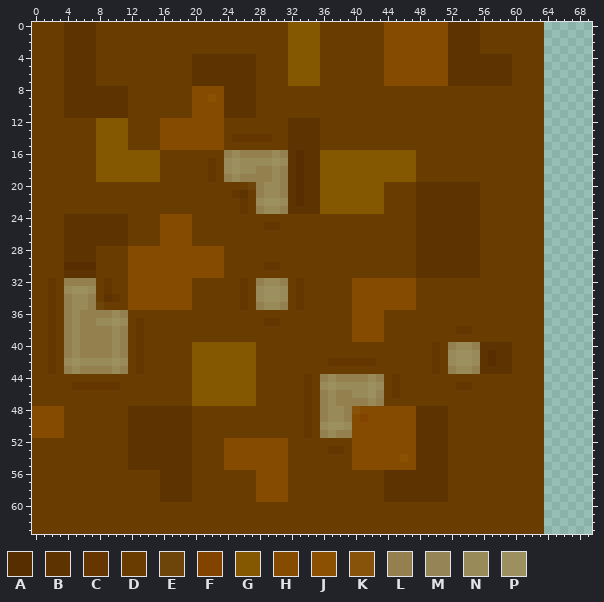
A sprite sheet gets an edit: GXPEngineShare/GXPEngine/bin/Debug/Dirt.png. That is the earlier state.
The file is 128x64 pixels. Colours within 5 levels of each other are drawn and written as one. Shown: x 0..69, y 0..63.
Palette (. is transparent): A #572e00  B #5d3401  C #663600  D #693c01  E #6d4409  F #834300  G #845800  H #854c01  J #8b5001  K #875209  L #94804f  M #958455  N #998a59  P #9d9060
Once edited:
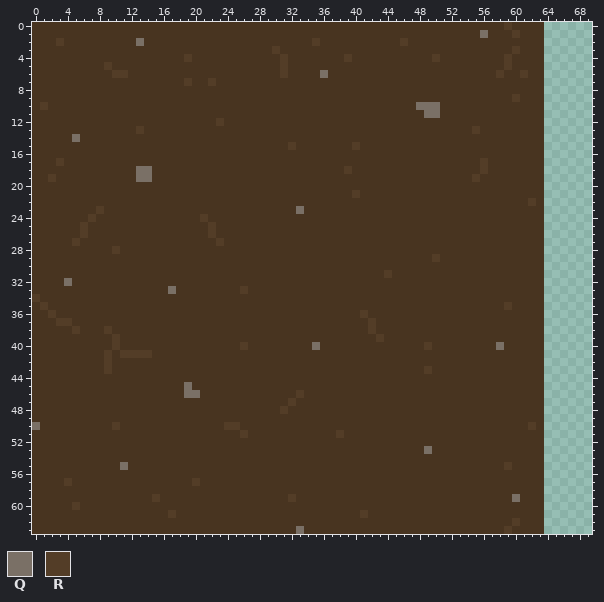
Colours new in this view: Q #7a7066  R #533d27
Changes in this commit:
colour D: #693c01 -> #483420
y 0: x 4..7 BBBB -> DDDD; x 32..35 GGGG -> DDDD; x 44..55 HHHHHHHHBBBB -> DDDDDDDDDDDD; x 59 D -> R
y 1: x 4..7 BBBB -> DDDD; x 32..35 GGGG -> DDDD; x 44..56 HHHHHHHHBBBBD -> DDDDDDDDDDDDQ; x 60 D -> R
y 2: x 3..7 DBBBB -> RDDDD; x 13 D -> Q; x 32..35 GGGG -> DDDR; x 44..55 HHHHHHHHBBBB -> DDRDDDDDDDDD
y 3: x 4..7 BBBB -> DDDD; x 30 D -> R; x 32..35 GGGG -> DDDD; x 44..55 HHHHHHHHBBBB -> DDDDDDDDDDDD; x 60 D -> R
y 4: x 4..7 BBBB -> DDDD; x 19..27 DBBBBBBBB -> RDDDDDDDD; x 31..35 DGGGG -> RDDDD; x 39 D -> R; x 44..59 HHHHHHHHBBBBBBBB -> DDDDDDRDDDDDDDDR
y 5: x 4..7 BBBB -> DDDD; x 9 D -> R; x 20..27 BBBBBBBB -> DDDDDDDD; x 31..35 DGGGG -> RDDDD; x 44..59 HHHHHHHHBBBBBBBB -> DDDDDDDDDDDDDDDR
y 6: x 4..7 BBBB -> DDDD; x 10..11 DD -> RR; x 20..27 BBBBBBBB -> DDDDDDDD; x 31..36 DGGGGD -> RDDDDQ; x 44..59 HHHHHHHHBBBBBBBB -> DDDDDDDDDDDDDDRD; x 61 D -> R
y 7: x 4..7 BBBB -> DDDD; x 19..27 DBBBBBBBB -> RDDRDDDDD; x 32..35 GGGG -> DDDD; x 44..59 HHHHHHHHBBBBBBBB -> DDDDDDDDDDDDDDDD
y 8: x 4..11 BBBBBBBB -> DDDDDDDD; x 20..27 HHHHBBBB -> DDDDDDDD
y 9: x 4..11 BBBBBBBB -> DDDDDDDD; x 20..27 HHJHBBBB -> DDDDDDDD; x 60 D -> R
y 10: x 1 D -> R; x 4..11 BBBBBBBB -> DDDDDDDD; x 20..27 HHHHBBBB -> DDDDDDDD; x 48..50 DDD -> QQQ
y 11: x 4..11 BBBBBBBB -> DDDDDDDD; x 20..27 HHHHBBBB -> DDDDDDDD; x 49..50 DD -> QQ
y 12: x 8..11 GGGG -> DDDD; x 16..23 HHHHHHHH -> DDDDDDDR; x 32..35 BBBB -> DDDD
y 13: x 8..11 GGGG -> DDDD; x 13 D -> R; x 16..23 HHHHHHHH -> DDDDDDDD; x 32..35 BBBB -> DDDD; x 55 D -> R
y 14: x 5 D -> Q; x 8..11 GGGG -> DDDD; x 16..23 HHHHHHHH -> DDDDDDDD; x 25..29 CCCCC -> DDDDD; x 32..35 BBBB -> DDDD
y 15: x 8..11 GGGG -> DDDD; x 16..23 HHHHHHHH -> DDDDDDDD; x 32..35 BBBB -> RDDD; x 40 D -> R
y 16: x 8..15 GGGGGGGG -> DDDDDDDD; x 24..47 LNLLLLNLBABBGGGGGGGGGGGG -> DDDDDDDDDDDDDDDDDDDDDDDD
y 17: x 3 D -> R; x 8..15 GGGGGGGG -> DDDDDDDD; x 22 C -> D; x 24..47 NPNNNNPNBABBGGGGGGGGGGGG -> DDDDDDDDDDDDDDDDDDDDDDDD; x 56 D -> R
y 18: x 8..15 GGGGGGGG -> DDDDDQQD; x 22 C -> D; x 24..47 NPNNLLNLBABBGGGGGGGGGGGG -> DDDDDDDDDDDDDDDRDDDDDDDD; x 56 D -> R
y 19: x 2 D -> R; x 8..15 GGGGGGGG -> DDDDDQQD; x 22 C -> D; x 24..47 LNLLLLNLBABBGGGGGGGGGGGG -> DDDDDDDDDDDDDDDDDDDDDDDD; x 55 D -> R
y 20: x 27..43 ELNNLBABBGGGGGGGG -> DDDDDDDDDDDDDDDDD; x 48..55 BBBBBBBB -> DDDDDDDD
y 21: x 25..26 CB -> DD; x 28..43 LNNLBABBGGGGGGGG -> DDDDDDDDDDDDRDDD; x 48..55 BBBBBBBB -> DDDDDDDD
y 22: x 26 C -> D; x 28..43 NPPNBABBGGGGGGGG -> DDDDDDDDDDDDDDDD; x 48..55 BBBBBBBB -> DDDDDDDD; x 62 D -> R
y 23: x 8 D -> R; x 26 C -> D; x 28..43 LNNLBBBBGGGGGGGG -> DDDDDQDDDDDDDDDD; x 48..55 BBBBBBBB -> DDDDDDDD
y 24: x 4..11 BBBBBBBB -> DDDRDDDD; x 16..19 HHHH -> DDDD; x 21 D -> R; x 48..55 BBBBBBBB -> DDDDDDDD
y 25: x 4..11 BBBBBBBB -> DDRDDDDD; x 16..19 HHHH -> DDDD; x 22 D -> R; x 29..30 CC -> DD; x 48..55 BBBBBBBB -> DDDDDDDD
y 26: x 4..11 BBBBBBBB -> DDRDDDDD; x 16..19 HHHH -> DDDD; x 22 D -> R; x 48..55 BBBBBBBB -> DDDDDDDD
y 27: x 4..11 BBBBBBBB -> DRDDDDDD; x 16..19 HHHH -> DDDD; x 23 D -> R; x 48..55 BBBBBBBB -> DDDDDDDD
y 28: x 4..7 BBBB -> DDDD; x 10 D -> R; x 12..23 HHHHHHHHHHHH -> DDDDDDDDDDDD; x 48..55 BBBBBBBB -> DDDDDDDD
y 29: x 4..7 BBBB -> DDDD; x 12..23 HHHHHHHHHHHH -> DDDDDDDDDDDD; x 48..55 BBBBBBBB -> DDRDDDDD
y 30: x 4..7 AAAA -> DDDD; x 12..23 HHHHHHHHHHHH -> DDDDDDDDDDDD; x 29..30 CC -> DD; x 48..55 BBBBBBBB -> DDDDDDDD
y 31: x 4..7 BBBB -> DDDD; x 12..23 HHHHHHHHHHHH -> DDDDDDDDDDDD; x 44 D -> R; x 48..55 BBBBBBBB -> DDDDDDDD
y 32: x 2 C -> D; x 4..7 LLLL -> QDDD; x 9 C -> D; x 12..19 HHHHHHHH -> DDDDDDDD; x 26 C -> D; x 28..31 LNNL -> DDDD; x 33 C -> D; x 40..47 HHHHHHHH -> DDDDDDDD
y 33: x 2 C -> D; x 4..7 NPPN -> DDDD; x 9 C -> D; x 12..19 HHHHHHHH -> DDDDDQDD; x 26 C -> R; x 28..31 NPPN -> DDDD; x 33 C -> D; x 40..47 HHHHHHHH -> DDDDDDDD
y 34: x 0 D -> R; x 2 C -> D; x 4..7 LNNL -> DDDD; x 9..10 BC -> DD; x 12..19 HHHHHHHH -> DDDDDDDD; x 26 C -> D; x 28..31 NPPN -> DDDD; x 33 C -> D; x 40..47 HHHHHHHH -> DDDDDDDD
y 35: x 1..2 DC -> RD; x 4..8 LNNLE -> DDDDD; x 12..19 HHHHHHHH -> DDDDDDDD; x 26 C -> D; x 28..31 LNNL -> DDDD; x 33 C -> D; x 40..47 HHHHHHHH -> DDDDDDDD; x 59 D -> R
y 36: x 2 C -> R; x 4..11 LNLLLLNL -> DDDDDDDD; x 40..43 HHHH -> DRDD
y 37: x 2..11 CDLNLLNNPN -> DRRDDDDDDD; x 13 C -> D; x 29..30 CC -> DD; x 40..43 HHHH -> DDRD
y 38: x 2 C -> D; x 4..11 LNLLLLNL -> DRDDDRDD; x 13 C -> D; x 40..43 HHHH -> DDRD; x 53..54 CC -> DD
y 39: x 2 C -> D; x 4..11 LNLLLLNL -> DDDDDDRD; x 13 C -> D; x 40..43 HHHH -> DDDR
y 40: x 2 C -> D; x 4..11 LNLLLLNL -> DDDDDDRD; x 13 C -> D; x 20..27 GGGGGGGG -> DDDDDDRD; x 35 D -> Q; x 49..50 DC -> RD; x 52..59 LNNLBBBB -> DDDDDDQD
y 41: x 2 C -> D; x 4..14 LNLLLLNLDCD -> DDDDDRDRRRR; x 20..27 GGGGGGGG -> DDDDDDDD; x 50 C -> D; x 52..59 NPPNBABB -> DDDDDDDD
y 42: x 2 C -> D; x 4..11 NPNNNNPN -> DDDDDRDD; x 13 C -> D; x 20..27 GGGGGGGG -> DDDDDDDD; x 37..42 CCCCCC -> DDDDDD; x 50 C -> D; x 52..59 NPPNBABB -> DDDDDDDD
y 43: x 2 C -> D; x 4..11 LNLLLLNL -> DDDDDRDD; x 13 C -> D; x 20..27 GGGGGGGG -> DDDDDDDD; x 49..50 DC -> RD; x 52..59 LNNLBBBB -> DDDDDDDD
y 44: x 20..27 GGGGGGGG -> DDDDDDDD; x 34 C -> D; x 36..43 LNLLLLNL -> DDDDDDDD; x 45 C -> D
y 45: x 5..10 CCCCCC -> DDDDDD; x 19..27 DGGGGGGGG -> QDDDDDDDD; x 34 C -> D; x 36..43 NPNNNNPN -> DDDDDDDD; x 45 C -> D; x 53..54 CC -> DD
y 46: x 19..27 DGGGGGGGG -> QQDDDDDDD; x 33..34 DC -> RD; x 36..43 LNLLNNPM -> DDDDDDDD; x 45 C -> D
y 47: x 20..27 GGGGGGGG -> DDDDDDDD; x 32 D -> R; x 34 C -> D; x 36..43 LNLLLLNL -> DDDDDDDD
y 48: x 0..3 HHHH -> DDDD; x 12..19 BBBBBBBB -> DDDDDDDD; x 31 D -> R; x 34 C -> D; x 36..51 LNNLKHHHHHHHBBBB -> DDDDDDDDDDDDDDDD
y 49: x 0..3 HHHH -> DDDD; x 12..19 BBBBBBBB -> DDDDDDDD; x 34 C -> D; x 36..51 LNNLHFHHHHHHBBBB -> DDDDDDDDDDDDDDDD
y 50: x 0..3 HHHH -> QDDD; x 10 D -> R; x 12..19 BBBBBBBB -> DDDDDDDD; x 24..25 DD -> RR; x 34 C -> D; x 36..51 NPPNHHHHHHHHBBBB -> DDDDDDDDDDDDDDDD; x 62 D -> R
y 51: x 0..3 HHHH -> DDDD; x 12..19 BBBBBBBB -> DDDDDDDD; x 26 D -> R; x 34 C -> D; x 36..51 LNLLHHHHHHHHBBBB -> DDRDDDDDDDDDDDDD
y 52: x 12..19 BBBBBBBB -> DDDDDDDD; x 24..31 HHHHHHHH -> DDDDDDDD; x 40..51 HHHHHHHHBBBB -> DDDDDDDDDDDD
y 53: x 12..19 BBBBBBBB -> DDDDDDDD; x 24..31 HHHHHHHH -> DDDDDDDD; x 37..38 CC -> DD; x 40..51 HHHHHHHHBBBB -> DDDDDDDDDQDD
y 54: x 12..19 BBBBBBBB -> DDDDDDDD; x 24..31 HHHHHHHH -> DDDDDDDD; x 40..51 HHHHHHJHBBBB -> DDDDDDDDDDDD
y 55: x 11..19 DBBBBBBBB -> QDDDDDDDD; x 24..31 HHHHHHHH -> DDDDDDDD; x 40..51 HHHHHHHHBBBB -> DDDDDDDDDDDD; x 59 D -> R
y 56: x 16..19 BBBB -> DDDD; x 28..31 HHHH -> DDDD; x 44..51 BBBBBBBB -> DDDDDDDD
y 57: x 4 D -> R; x 16..20 BBBBD -> DDDDR; x 28..31 HHHH -> DDDD; x 44..51 BBBBBBBB -> DDDDDDDD
y 58: x 16..19 BBBB -> DDDD; x 28..31 HHHH -> DDDD; x 44..51 BBBBBBBB -> DDDDDDDD
y 59: x 15..19 DBBBB -> RDDDD; x 28..32 HHHHD -> DDDDR; x 44..51 BBBBBBBB -> DDDDDDDD; x 60 D -> Q
y 60: x 5 D -> R
y 61: x 17 D -> R; x 41 D -> R
y 62: x 60 D -> R
y 63: x 33 D -> Q; x 59 D -> R
Pixel boxes of the changes (left, top, right, bottom) in both pictures:
changed: (32, 22, 544, 534)
